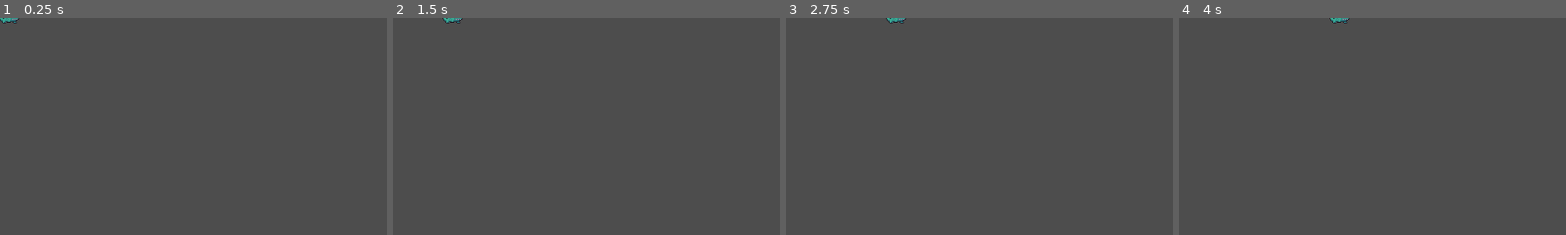
Above: before the commit, frames 1-4 (left to right).
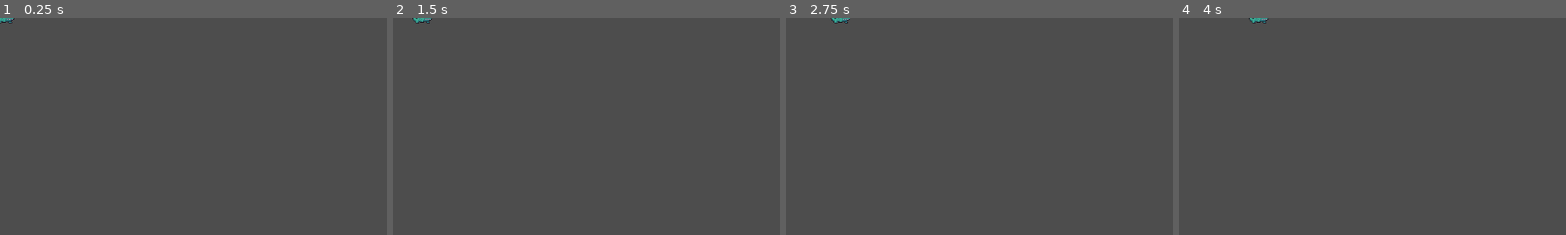
Above: after the commit, the same moments.

Repository: CakeRun/Vaerkstedsuge.github-brug-denne
Game: Godot game, scene res://Enemy 2 (crocodile)/Enemy 2.tscn
Two runs of this game, one before a commit and one after it. Both use one fixed random seed, a clock stepped at 60 frames per second and the inputs below. This scene is started directly instead of the project's main scene.
Inputs:
- Up to frame 1 (0.25 s): no input
- Up to frame 2 (1.5 s): tap Enter at 0.5 s; hold D (move_right) from 0.53 s (still down); tap X (attack) at 0.6, 1.35 s; tap Space (jump) at 0.77, 1.25 s
- Up to frame 3 (2.75 s): tap Space (jump) at 1.52 s; tap Enter at 2 s; release D (move_right) at 2.03 s; hold A (move_left) from 2.03 s (still down); tap X (attack) at 2.1 s
- Up to frame 4 (4 s): tap Space (jump) at 2.75, 3.02, 3.77 s; release A (move_left) at 2.78 s; hold D (move_right) from 2.78 s (still down); tap X (attack) at 2.85, 3.6 s; tap Enter at 3.5 s
The pictures show only the part of the screen within x 0-50%, y 0-50%; the shares and areas given below are measured in that part.

The runs differ from the first frame. In frame 1, less than 0.1% of the frame differs, in the area x 0-5%, y 0-3%; in frame 2, 0.2%; in frame 3, 0.2%; in frame 4, 0.2%, in the area x 18-45%, y 0-3%.

Commit message:
crocodile work in progress

Diff:
--- a/GoDot/Enemy 2 (crocodile)/Crocoscript.gd
+++ b/GoDot/Enemy 2 (crocodile)/Crocoscript.gd
@@ -1,14 +1,16 @@
 extends CharacterBody2D
 
-const SPEED = 60
+const speed_norm = 30
+const speed_chase = 60
 var direction = 1
+var chase = false
+var player = null
 
 @onready var ray_cast_right = $RayCastRight
 @onready var ray_cast_left = $RayCastLeft
+@onready var edge_right = $edgeRight
+@onready var edge_left = $edgeLeft
 @onready var animated_sprite = $AnimatedSprite2D
-
-@onready var edge_detector_right = $edgeDetectorRight
-@onready var edge_detector_left = $edgeDetectorLeft
 
 
 func _process(delta):
@@ -18,15 +20,18 @@
 	if ray_cast_left.is_colliding():
 		direction = 1
 		animated_sprite.flip_h = true
-
-	position.x += direction * SPEED * delta
+	if chase:
+		position.x += (player.position.x - position.x)/speed_chase
 
 
+	position.x += direction * speed_norm * delta
 
 
 func _on_area_2d_body_entered(body):
-	pass # Replace with function body.
-
+	chase = true
+	player = body
+	print("you're being hunted")
 
 func _on_area_2d_body_exited(body):
-	pass # Replace with function body.
+	chase = false
+	player = null
